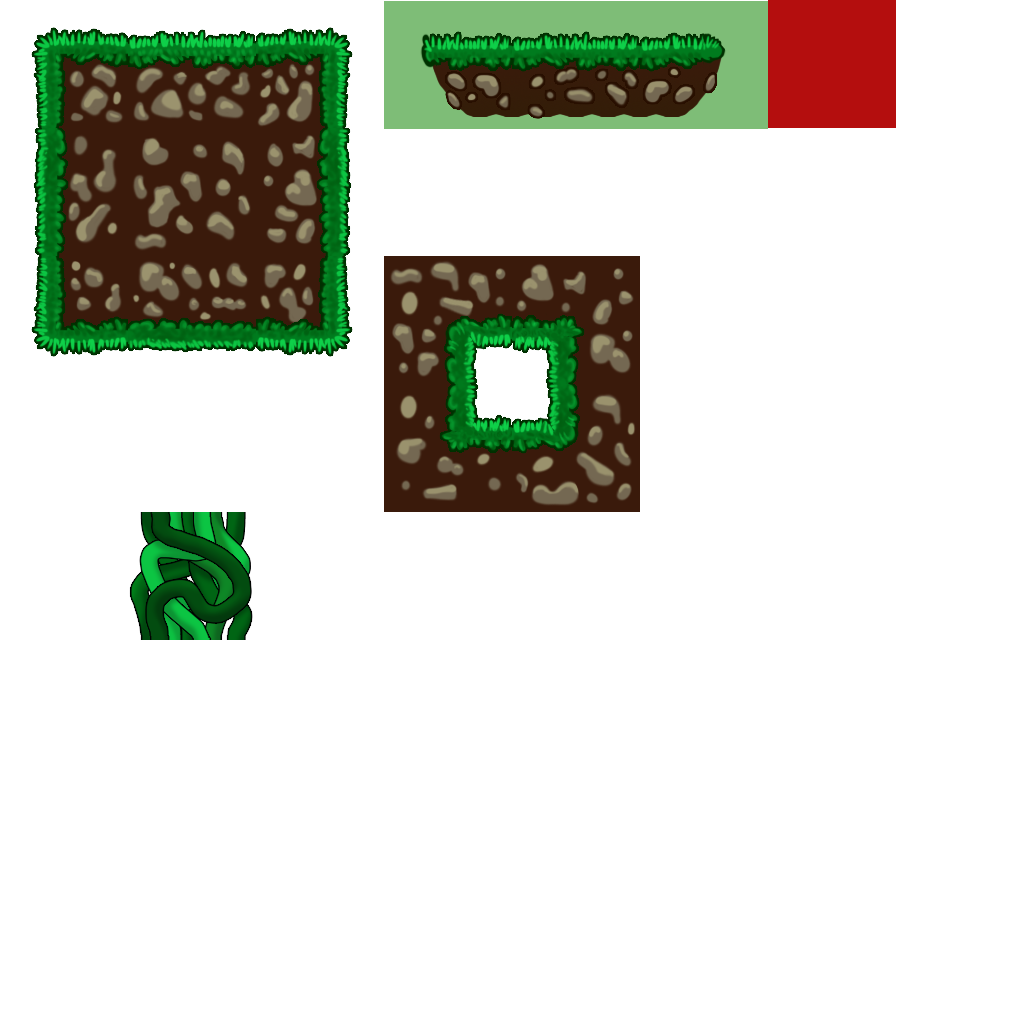
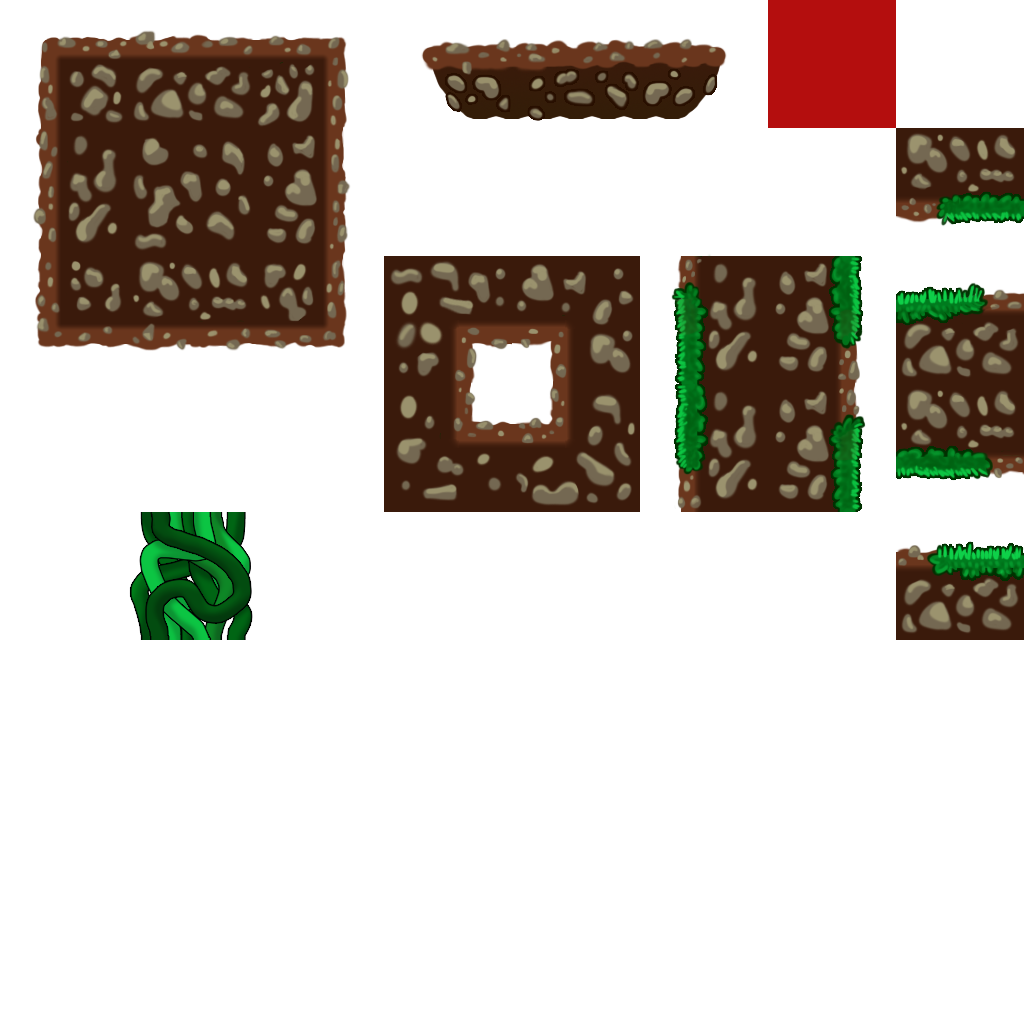
Layers edited between the first and the second (1024, 1024) image:
added layer "rocks" above "inner dirt glow copy" over (32, 30, 1024, 567)
added layer "inner dirt glow" above "above grass" over (40, 40, 344, 344)
added layer "above grass" above "Group 2" over (671, 193, 993, 577)
added group "Group 2" with 2 layers above "Group 2 copy 6" over (34, 34, 727, 351)
added layer "inner dirt glow copy 3" (1st of 7, in "Group 2") in group "Group 2" over (40, 40, 344, 344)
added layer "dirt copy 2" (1st of 8, in "Group 2") in group "Group 2" over (34, 34, 727, 351)
added layer "dirt" above "Group 2 copy 8" over (34, 34, 727, 351)
added group "Group 2 copy 8" with 2 layers above "Group 2 copy 7" over (674, 418, 987, 640)
added layer "dirt copy 2" (2nd of 8, in "Group 2 copy 8") in group "Group 2 copy 8" over (674, 418, 987, 640)
added group "Group 2 copy 7" with 2 layers above "Group 2 copy 5" over (674, 34, 987, 351)
added layer "inner dirt glow copy 3" (3rd of 7, in "Group 2 copy 7") in group "Group 2 copy 7" over (680, 40, 984, 344)
added layer "dirt copy 2" (3rd of 8, in "Group 2 copy 7") in group "Group 2 copy 7" over (674, 34, 987, 351)
added group "Group 2 copy 5" with 2 layers above "Group 2 copy 4" over (546, 162, 1024, 479)
added layer "inner dirt glow copy 3" (4th of 7, in "Group 2 copy 5") in group "Group 2 copy 5" over (552, 254, 856, 472)
added layer "dirt copy 2" (4th of 8, in "Group 2 copy 5") in group "Group 2 copy 5" over (546, 162, 1024, 479)
added group "Group 2 copy 4" with 2 layers above "Group 2 copy 3" over (546, 290, 1024, 607)
added layer "dirt copy 2" (5th of 8, in "Group 2 copy 4") in group "Group 2 copy 4" over (546, 290, 1024, 607)
added layer "Layer 4" above "backdrop" over (52, 1, 1024, 640)
added layer "backdrop" above "grass copy 4" over (46, 46, 338, 338)
hid "grass copy", painted on it, masked it over (31, 1, 992, 640)
hid "Background" over (31, 1, 1024, 640)
…and 26 more changes (24 added, 2 visibility)
